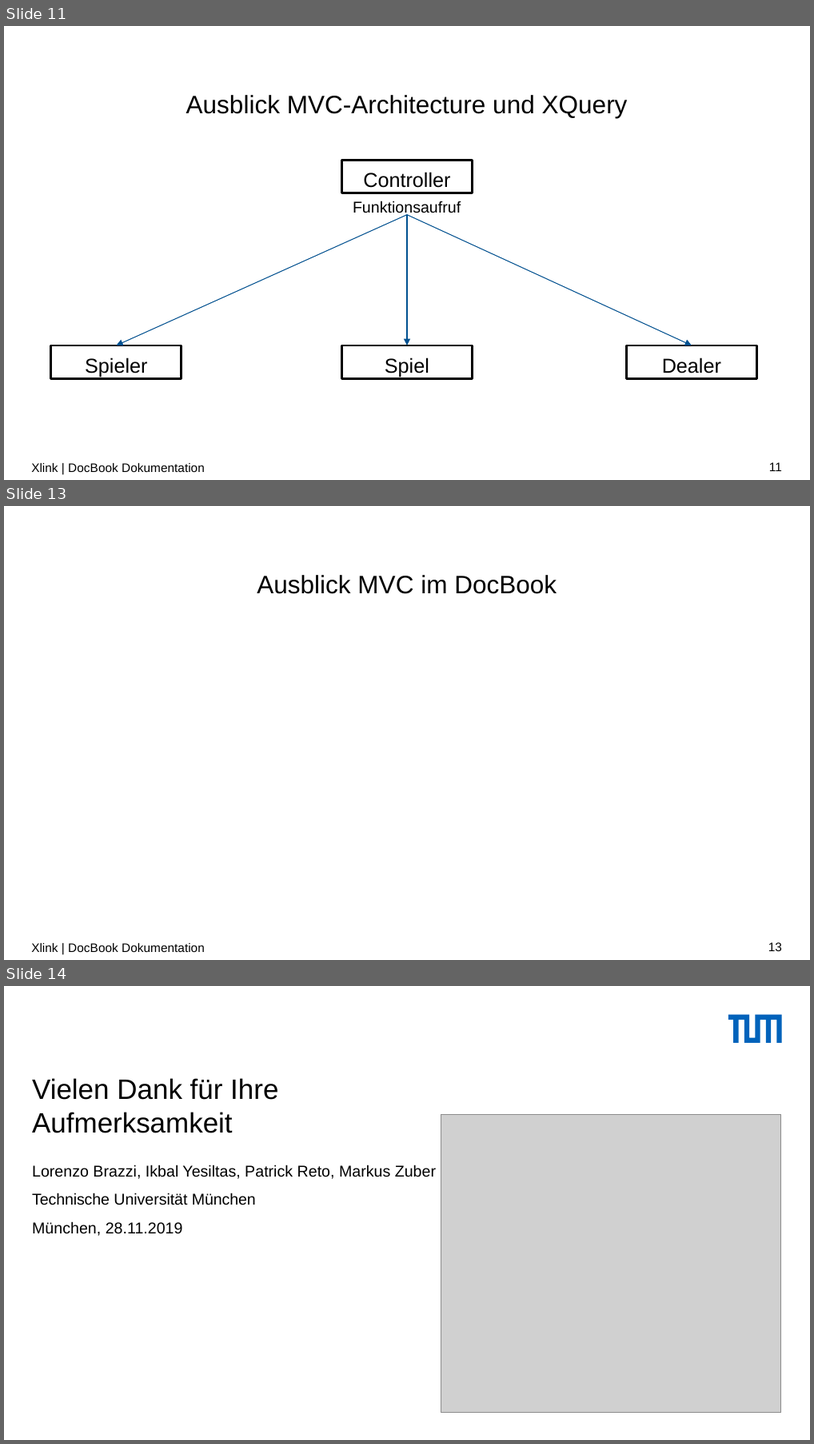
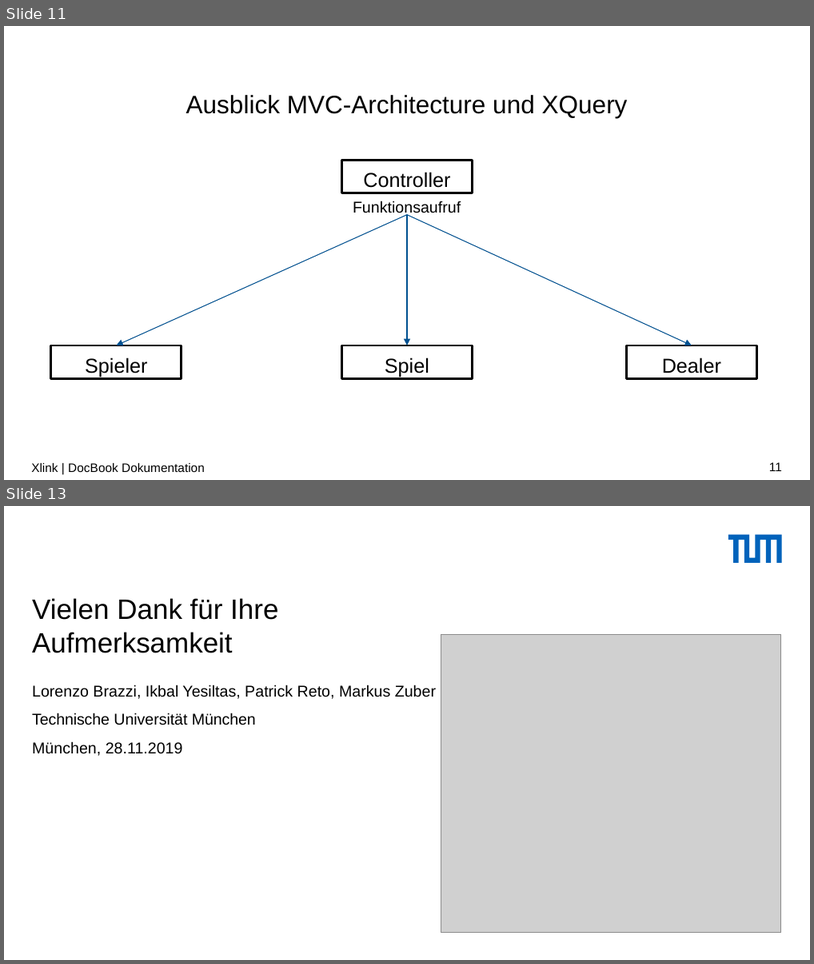
Before and after one commit to LorenzoBrazzi-zz/XML_Praktikum, a slide deck: Präsentationen/PP_notenbonus.pptx. Shown one above the other, each under a label of ours: slides 11, 13 and 14 before the commit, slides 11 and 13 after it; the slides between them are not shown. The pictures are 814x1444 and 814x964 pixels, drawn with LibreOffice and Linux fonts; fonts in the diff are those of the drawing; grey boxes stand for pictures; background and template pictures are left out. Boxes give left, top, right and bottom in pixels: in the first picture for what was removed or moved away, otherwise in the second. Text is boxed around its words. In the diff, an @@ line names an element or a change of style, - is before the commit and + after.

```diff
--- a/Präsentationen/PP_notenbonus.pptx
+++ b/Präsentationen/PP_notenbonus.pptx
@@ slide 13 removed at [4,506,810,960], background #FFFFFF @@
@@ title removed at [257,575,557,594] @@
-Ausblick MVC im DocBook
@@ text removed at [31,943,205,952] @@
-Xlink | DocBook Dokumentation
@@ page number removed at [769,942,782,951] @@
-13
@@ what was slide 14 is now slide 13 @@
```
Also in this commit, not shown: 1 slide changed, 1 slide added, 1 other slide removed.
